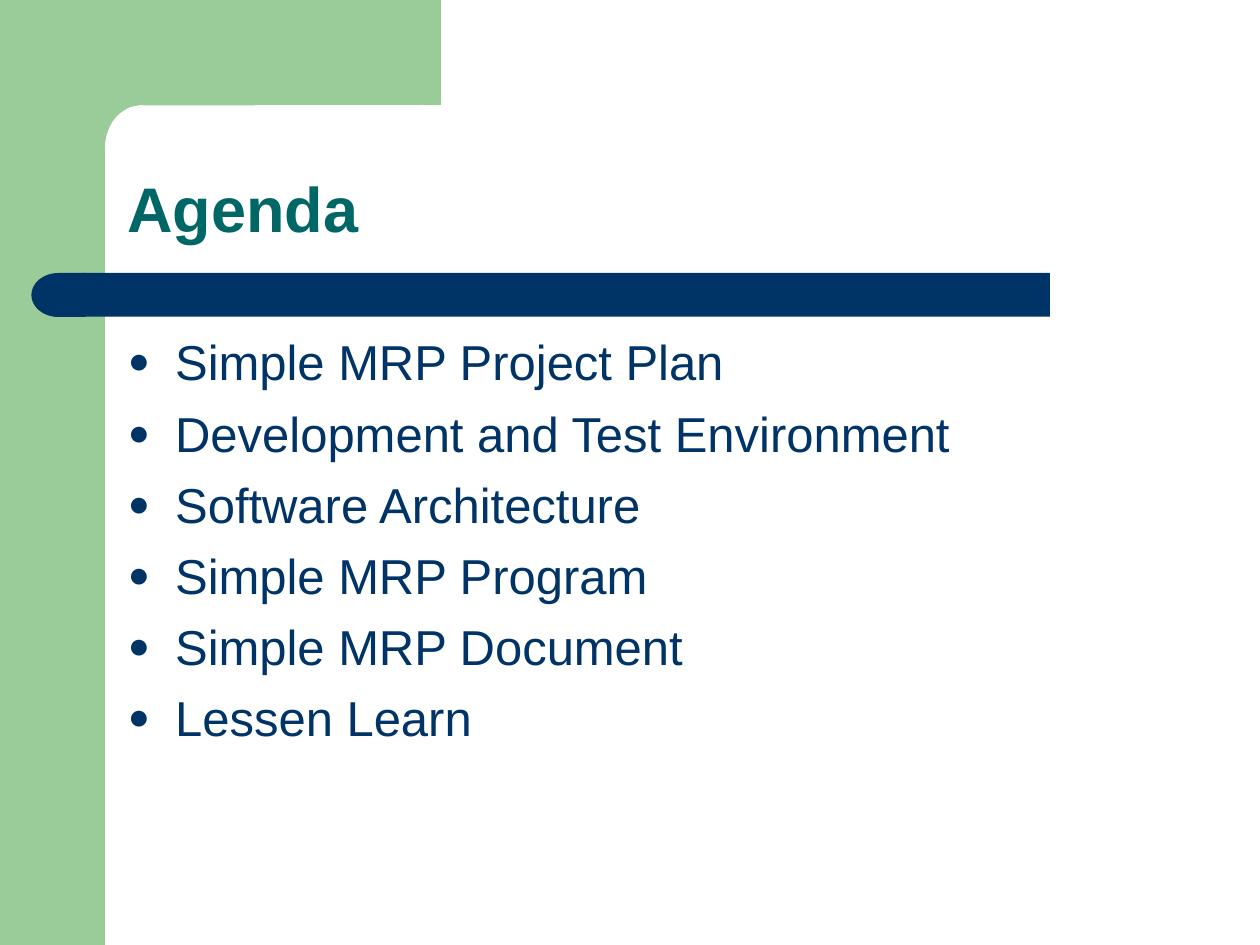
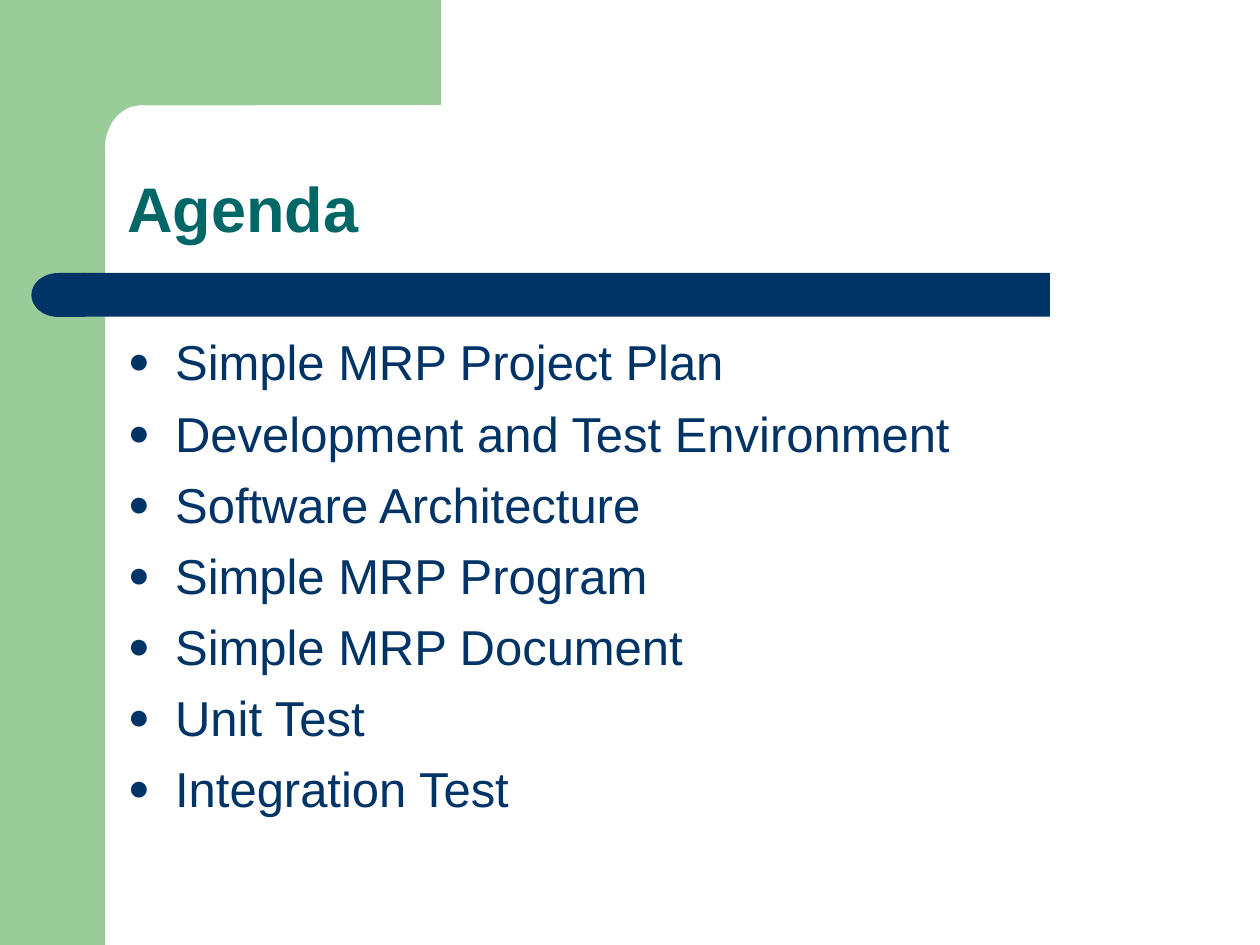
Before and after one commit to eseawind/simple-mrp, a slide deck: slide 3 of simple-mrp-doc/Simple_MRP_Present_V1.1.ppt. Drawn at 1260x945 pixels with LibreOffice and Linux fonts; fonts in the diff are those of the drawing. Boxes give left, top, right and bottom in pixels: in the first picture for what was removed or moved away, otherwise in the second. Text is boxed around its words. In the diff, an @@ line names an element or a change of style, - is before the commit and + after.

```diff
--- a/simple-mrp-doc/Simple_MRP_Present_V1.1.ppt
+++ b/simple-mrp-doc/Simple_MRP_Present_V1.1.ppt
@@ text at (x1=175, y1=700, x2=509, y2=817): text changed @@
-● Lessen Learn
+● Unit Test
+● Integration Test
```
Also in this commit, not shown: 7 slides added, 6 slides removed.
